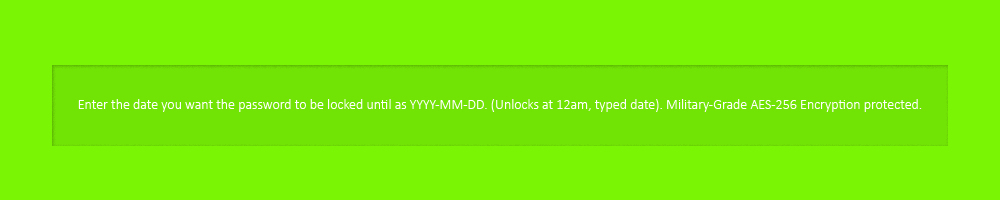
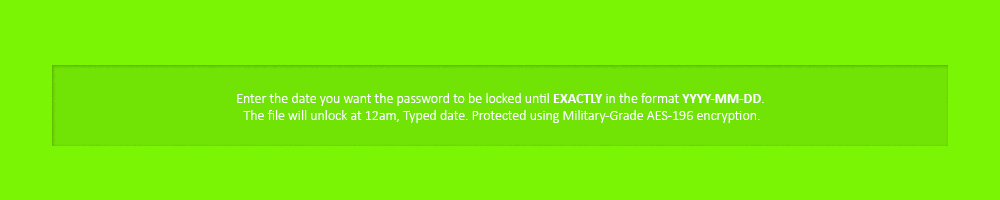
Layers edited between the first and the second 1000x200 image:
added layer "Enter the date you want the password to be locked until EXACTLY" above "Rectangle 1" over (237, 93, 764, 123)
added layer "Rectangle 1" above "Layer 2" over (78, 93, 922, 123)
